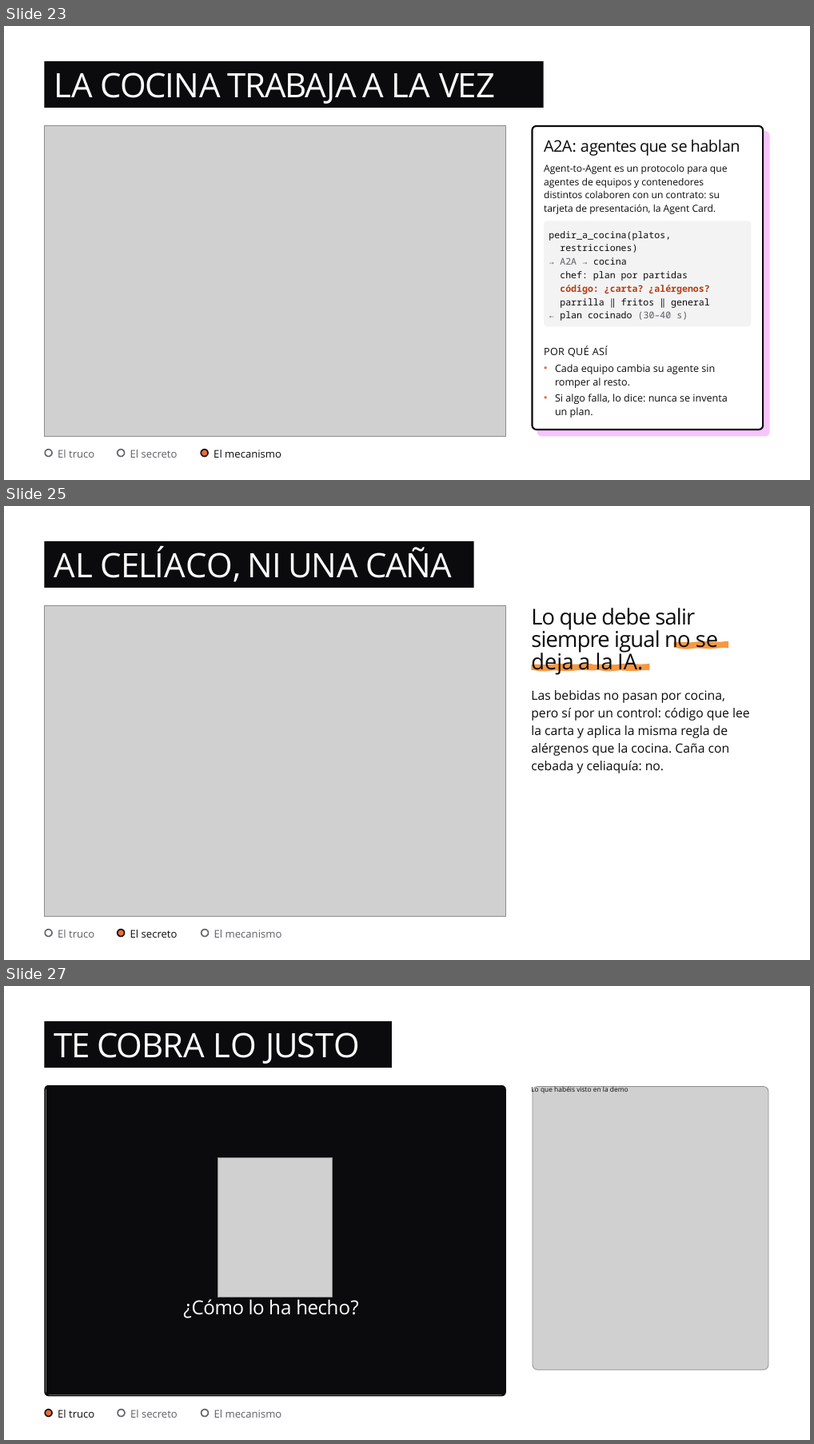
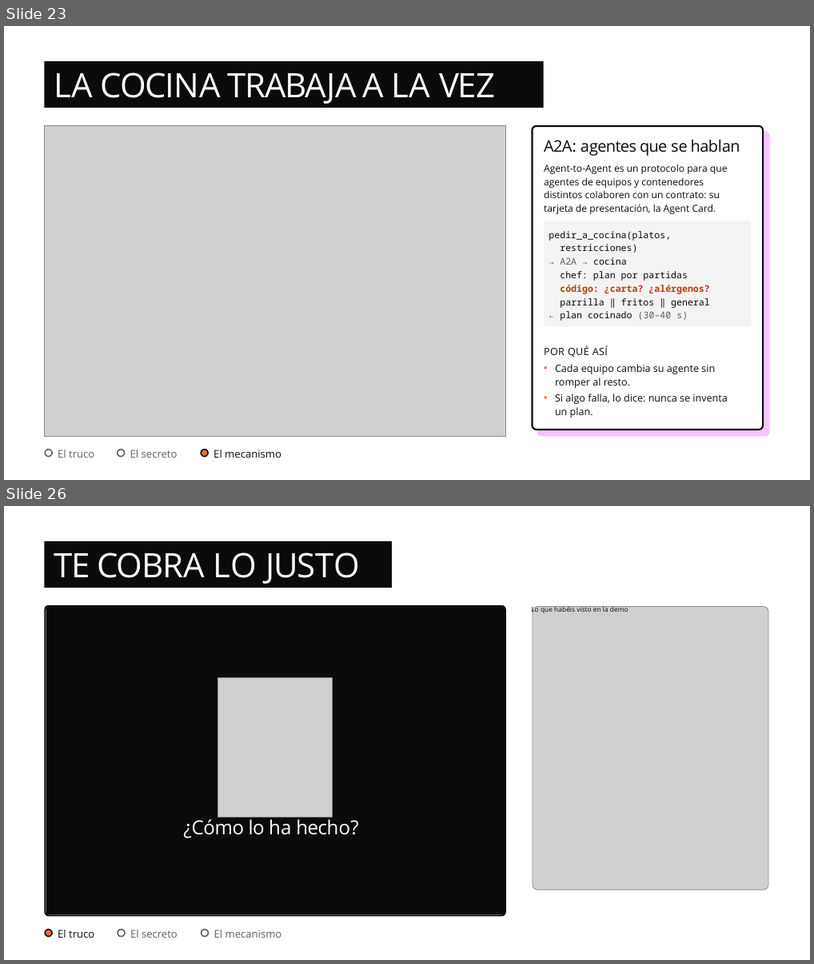
Before and after one commit to dsanchor/morcillaconf, a slide deck: docs/charla/no-es-magia.pptx. Shown one above the other, each under a label of ours: slides 23, 25 and 27 before the commit, slides 23 and 26 after it; the slides between them are not shown. The pictures are 814x1444 and 814x964 pixels, drawn with LibreOffice and Linux fonts; fonts in the diff are those of the drawing; grey boxes stand for pictures. Boxes give left, top, right and bottom in pixels: in the first picture for what was removed or moved away, otherwise in the second. Text is boxed around its words. In the diff, an @@ line names an element or a change of style, - is before the commit and + after.

```diff
--- a/docs/charla/no-es-magia.pptx
+++ b/docs/charla/no-es-magia.pptx
@@ slide 25 removed at [4, 506, 810, 960], background #FFFFFF @@
@@ rectangle removed at [45, 541, 474, 587] @@
-AL CELÍACO, NI UNA CAÑA
@@ picture removed at [45, 605, 506, 916] @@
@@ rectangle removed at [46, 607, 46, 914] @@
@@ text removed at [531, 608, 718, 675] @@
-Lo que debe salir
-siempre igual no se
-deja a la IA.
@@ freeform shape removed at [674, 641, 730, 648] @@
@@ freeform shape removed at [531, 664, 650, 671] @@
@@ text removed at [531, 690, 750, 773] @@
-Las bebidas no pasan por cocina,
-pero sí por un control: código que lee
-la carta y aplica la misma regla de
-alérgenos que la cocina. Caña con
-cebada y celiaquía: no.
@@ ellipse removed at [45, 929, 52, 936] @@
@@ text removed at [58, 929, 94, 937] @@
-El truco
@@ ellipse removed at [117, 929, 124, 936] @@
@@ text removed at [130, 929, 178, 937] @@
-El secreto
@@ ellipse removed at [202, 929, 209, 936] @@
@@ text removed at [214, 929, 282, 937] @@
-El mecanismo
@@ what was slide 27 is now slide 26 @@
```
Also in this commit, not shown: 15 slides changed, 3 slides added, 2 other slides removed, 2 other files.
